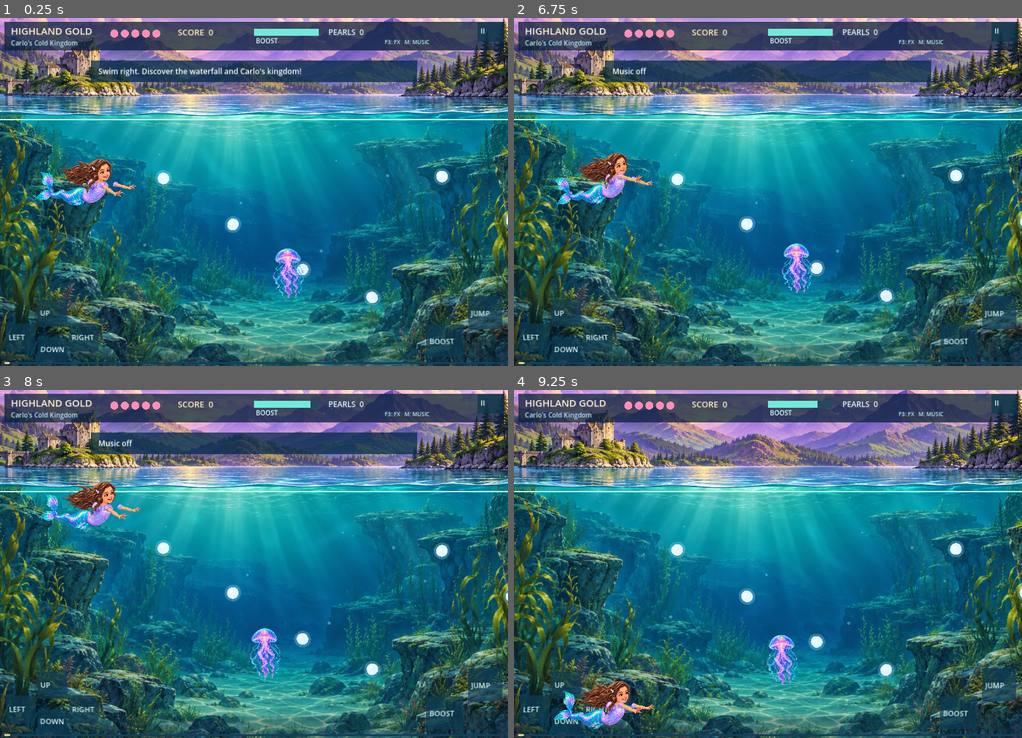
Above: before the commit, frames 1-4 (two rows, left to right).
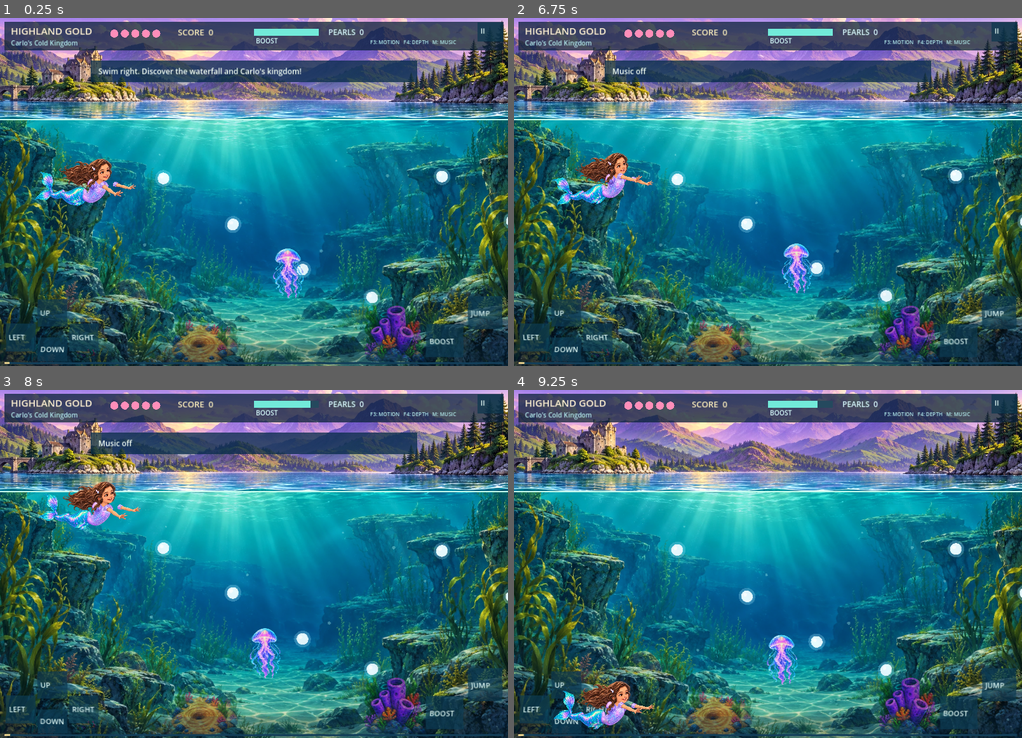
Above: after the commit, the same moments.

Repository: skhaze94-cloud/MermaidADVENTURE
Game: Godot game, scene res://godot/highland_level.tscn
The game is run twice, just before and just after one commit, with the same random seed, the same clock (stepped at 60 frames per second) and the same inputs.
Inputs (mouse positions are in pixels of both pictures, inside the frame that each line leads up to):
- Up to frame 1 (0.25 s): no input
- Up to frame 2 (6.75 s): tap Enter at 0.5, 2.75, 4.25 s; move the mouse to (879, 174) at 0.52 s; hold Right 0.53-1.25 s; tap P at 0.6, 6.6 s; click (879, 174) at 0.67 s; tap Space at 0.77, 1.25, 3.5, 3.77, 6.5 s; drag from (666, 209) to (742, 261) at 1.27 s; move the mouse to (818, 115) at 2.02 s; hold Right 2.03-2.75 s; tap Shift at 2.1 s; drag from (742, 261) to (615, 139) at 2.77 s; move the mouse to (920, 244) at 3.52 s; hold Left 3.53-4.25 s; tap B at 3.6 s; drag from (615, 139) to (691, 105) at 4.27 s; move the mouse to (793, 192) at 5.02 s; hold Down 5.03-5.75 s; tap M at 5.1 s; click (793, 192) at 5.17 s; drag from (691, 105) to (666, 209) at 5.77 s; move the mouse to (879, 174) at 6.52 s; hold Up from 6.53 s (still down)
- Up to frame 3 (8 s): tap Space at 6.77 s; release Up at 7.25 s; drag from (152, 581) to (228, 633) at 7.27 s
- Up to frame 4 (9.25 s): move the mouse to (818, 487) at 8.02 s; hold Down 8.03-8.75 s; tap Shift at 8.1 s; drag from (742, 633) to (615, 511) at 8.77 s

The runs differ from the first frame. In frame 1, 40% of the frame differs, in the area x 0-100%, y 0-100%; in frame 2, 41%; in frame 3, 41%; in frame 4, 43%.

Commit message:
Godot v0.3: integrate GPU depth planes, remove double-painted scenery and expose quality toggle

Diff:
--- a/godot/highland_level.gd
+++ b/godot/highland_level.gd
@@ -67,6 +67,9 @@
 var native_rig: Node2D
 var native_fx: Node2D
 var native_boss: Node2D
+var world_depth: Node2D
+var foreground_depth: Node2D
+var high_depth_quality := true
 var reduced_fx := false
 var music_muted := false
 var joy_last: Dictionary = {}
@@ -89,6 +92,9 @@
     native_fx = get_node("NativeUnderwaterFX")
     native_rig = get_node("SarahAtlasRig")
     native_boss = get_node("CarloNativeBoss")
+    world_depth = get_node("PaintedWorldDepth")
+    foreground_depth = get_node("SparseForegroundDepth")
+    native_fx.set_quality(high_depth_quality)
     _sync_native_visuals()
     queue_redraw()
 
@@ -124,7 +130,12 @@
                 native_fx.set_reduced_motion(reduced_fx)
                 native_rig.reduced_motion = reduced_fx
                 native_boss.reduced_motion = reduced_fx
+                _sync_native_visuals()
                 _say("Visual effects " + ("reduced" if reduced_fx else "enabled"), 1.5)
+            KEY_F4:
+                high_depth_quality = not high_depth_quality
+                native_fx.set_quality(high_depth_quality)
+                _say("3D depth effects " + ("high" if high_depth_quality else "economy"), 1.7)
             KEY_ENTER:
                 if state == "victory":
                     _restart()
@@ -342,6 +353,12 @@
     native_rig.set_motion(velocity, facing, boost_time > 0.0 or waterfall_boost > 0.0, jump_time > 0.0, faded)
     native_rig.rotation = clampf(velocity.y / 1150.0, -0.26, 0.26) * facing
     native_fx.set_motion(pos, velocity, jump_time <= 0.0)
+    if is_instance_valid(world_depth):
+        world_depth.visible = not waterfall_active
+        world_depth.set_camera(camera, fallen, reduced_fx)
+    if is_instance_valid(foreground_depth):
+        foreground_depth.set_camera(camera, not waterfall_active, reduced_fx)
+    native_fx.set_depth_profile(fallen)
     if is_instance_valid(native_boss):
         var boss_x := Highland.BOSS_X - camera
         var boss_y := 570.0 + sin(boss_clock * 1.3) * 67.0
@@ -644,7 +661,10 @@
 
 func _draw() -> void:
     var s := get_viewport_rect().size
-    draw_rect(Rect2(Vector2.ZERO, s), Color("#09283f"))
+    # Godot's native PaintedWorldDepth is the opaque 2.5D underlay.
+    # Keep the solid colour as a fallback if the compositor is absent.
+    if not is_instance_valid(world_depth):
+        draw_rect(Rect2(Vector2.ZERO, s), Color("#09283f"))
     if waterfall_phase == "descent" or waterfall_phase == "pull" or waterfall_phase == "outflow":
         _draw_waterfall(s)
     else:
@@ -656,18 +676,15 @@
         _draw_overlay(s)
 
 func _draw_world(s: Vector2) -> void:
-    # Painted, parallax-scrolling world remains opaque rather than layering ghost images.
-    draw_texture_rect(BACKGROUND, Rect2(-35.0 - camera * 0.013, -36.0, s.x + 94.0, s.y + 70.0), false)
-    draw_rect(Rect2(0, WATER_SURFACE, s.x, s.y - WATER_SURFACE), Color(0.01, 0.17, 0.28, 0.18))
+    # The backdrop and gardens now come from the GPU-shaded, depth-separated
+    # Godot world plane; never repaint its source image as a second ghost layer.
+    draw_rect(Rect2(0, WATER_SURFACE, s.x, s.y - WATER_SURFACE), Color(0.01, 0.17, 0.28, 0.075))
     draw_line(Vector2(0, WATER_SURFACE), Vector2(s.x, WATER_SURFACE), Color("#c5ffed"), 3.0)
     for i in range(20):
         var x := fposmod(float(i) * 223.0 - camera * 0.37 + time * (9.0 + float(i % 4)), s.x + 120.0) - 50.0
         var y := WATER_SURFACE + 80.0 + fmod(float(i) * 133.0, maxf(10.0, s.y - WATER_SURFACE - 90.0))
         draw_circle(Vector2(x, y), 2.5 + float(i % 3), Color(0.72, 1.0, 0.97, 0.34))
-    for i in range(8):
-        var fx := float(i) * 360.0 - fposmod(camera * 0.24, 360.0)
-        var rect := Rect2(fx, s.y - 195.0 + sin(time * 0.9 + i) * 6.0, 325.0, 245.0)
-        draw_texture_rect(FLORA, rect, false, Color(1, 1, 1, 0.20))
+    # Far and medium garden textures are rendered by PaintedWorldDepth.
     for index in range(obstacles.size()):
         var r := obstacles[index]
         var x := r.position.x - camera
@@ -821,7 +838,7 @@
     _draw_text(Vector2(30, 46), "HIGHLAND GOLD", 27, Color("#fff2d2"))
     _draw_text(Vector2(30, 76), "Carlo's Cold Kingdom", 18, Color("#b4edee"))
     if s.x >= 1100:
-        _draw_text(Vector2(s.x - 340, 72), "F3: FX   M: MUSIC", 15, Color("#b4edee"))
+        _draw_text(Vector2(s.x - 380, 72), "F3: MOTION   F4: DEPTH   M: MUSIC", 14, Color("#b4edee"))
     for i in range(MAX_HEALTH):
         draw_circle(Vector2(315.0 + float(i) * 29.0, 43.0), 11.0, Color("#ff8eb9") if i < health else Color("#465568"))
     _draw_text(Vector2(490, 48), "SCORE  " + str(score), 23, Color("#fff1bc"))
